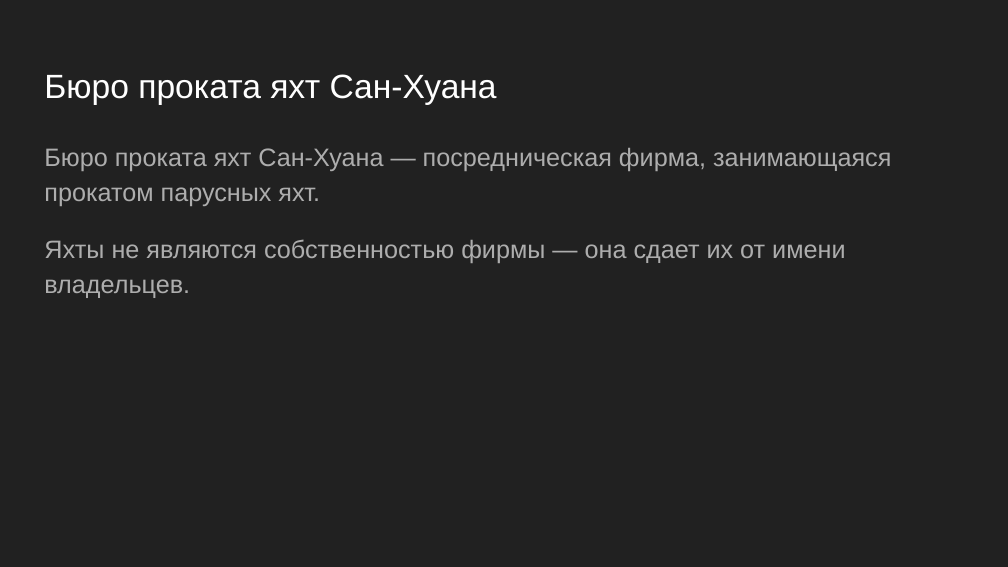
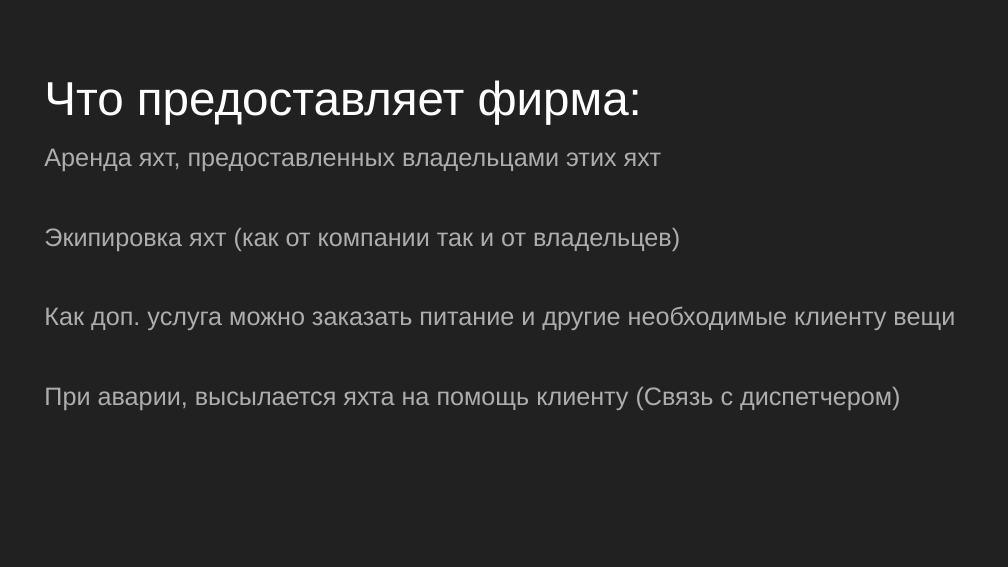
Before and after one commit to TonikX/ITMO_FSPO_DataBases_2020-2021, a slide deck: slide 2 of students/y2334/Turkina Anna/Бюро проката яхт.pptx. Drawn at 1008x567 pixels with LibreOffice and Linux fonts; fonts in the diff are those of the drawing. Boxes give left, top, right and bottom in pixels: in the first picture for what was removed or moved away, otherwise in the second. Text is boxed around its words. In the diff, an @@ line names an element or a change of style, - is before the commit and + after.

Commit message:
Презентация Бюро проката яхт

```diff
--- a/students/y2334/Turkina Anna/Бюро проката яхт.pptx
+++ b/students/y2334/Turkina Anna/Бюро проката яхт.pptx
@@ title at bbox=[44, 80, 642, 124]: text changed; size 24 to 34 pt @@
-Бюро проката яхт Сан-Хуана
+Что предоставляет фирма:
@@ text at bbox=[44, 148, 955, 410]: text changed @@
-Бюро проката яхт Сан-Хуана — посредническая фирма, занимающаяся прокатом парусных яхт.
-Яхты не являются собственностью фирмы — она сдает их от имени владельцев.
+Аренда яхт, предоставленных владельцами этих яхт
+Экипировка яхт (как от компании так и от владельцев)
+Как доп. услуга можно заказать питание и другие необходимые клиенту вещи
+При аварии, высылается яхта на помощь клиенту (Связь с диспетчером)
```
Also in this commit, not shown: 2 slides added, 2 slides removed.
